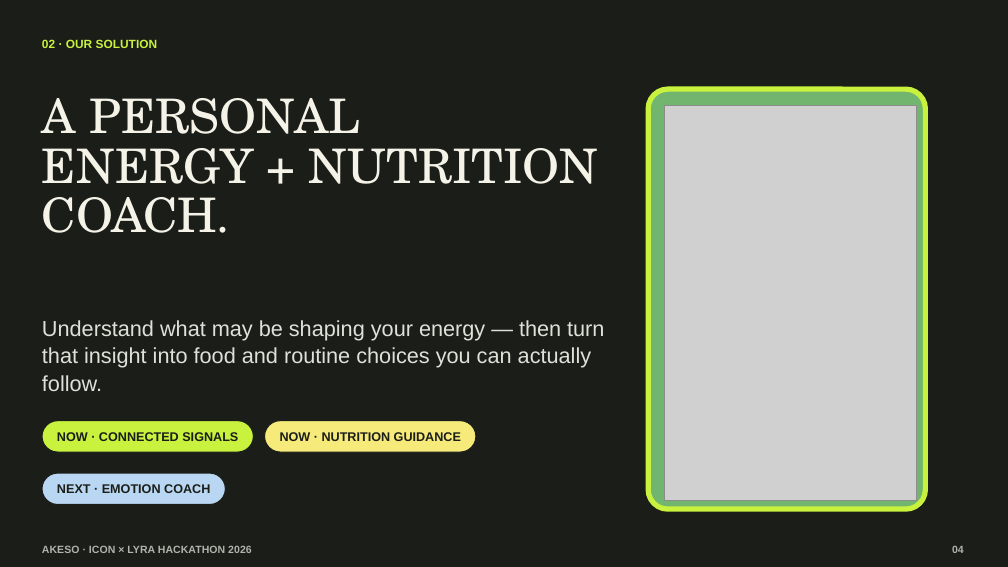
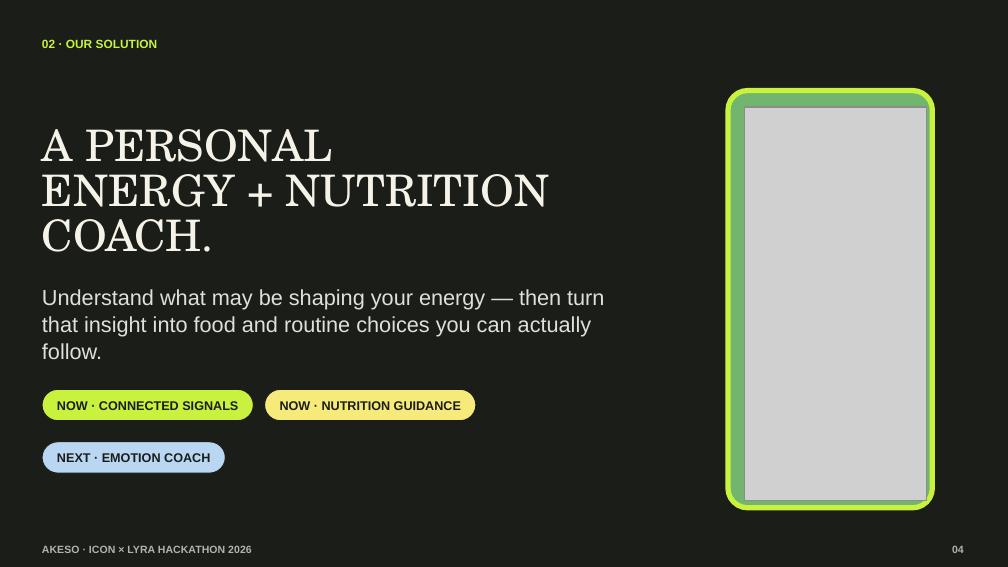
Before and after one commit to EdwinjJ1/akeso, a slide deck: slide 5 of pitch/Akeso-ICON-Lyra-Pitch-Revised.pptx. Drawn at 1008x567 pixels with LibreOffice and Linux fonts; fonts in the diff are those of the drawing; grey boxes stand for pictures. Boxes give left, top, right and bottom in pixels: in the first picture for what was removed or moved away, otherwise in the second. Text is boxed around its words. In the diff, an @@ line names an element or a change of style, - is before the commit and + after.

Commit message:
feat: add editable energy factors and pitch updates

```diff
--- a/pitch/Akeso-ICON-Lyra-Pitch-Revised.pptx
+++ b/pitch/Akeso-ICON-Lyra-Pitch-Revised.pptx
@@ rounded rectangle: place and size @@
-rounded rectangle at [648,89,925,509]
+rounded rectangle at [728,91,932,508]
@@ rounded rectangle at [728,91,932,508]: proportions changed @@
@@ picture: place and size @@
-picture at [664,106,916,501]
+picture at [745,107,927,500]
@@ text "A PERSONAL": place and size @@
-text "A PERSONAL" at [42,98,599,233]
+text "A PERSONAL" at [42,129,549,252]
@@ text "A PERSONAL" at [42,129,549,252]: size 34 to 31 pt; line spacing 35.4pt to 32.2pt @@
@@ 4 texts, 3 rounded rectangles: place and size @@
-4 texts, 3 rounded rectangles at [42,320,604,504]
+4 texts, 3 rounded rectangles at [42,289,604,473]
```
Also in this commit, not shown: 4 other slides changed, 19 other files.
